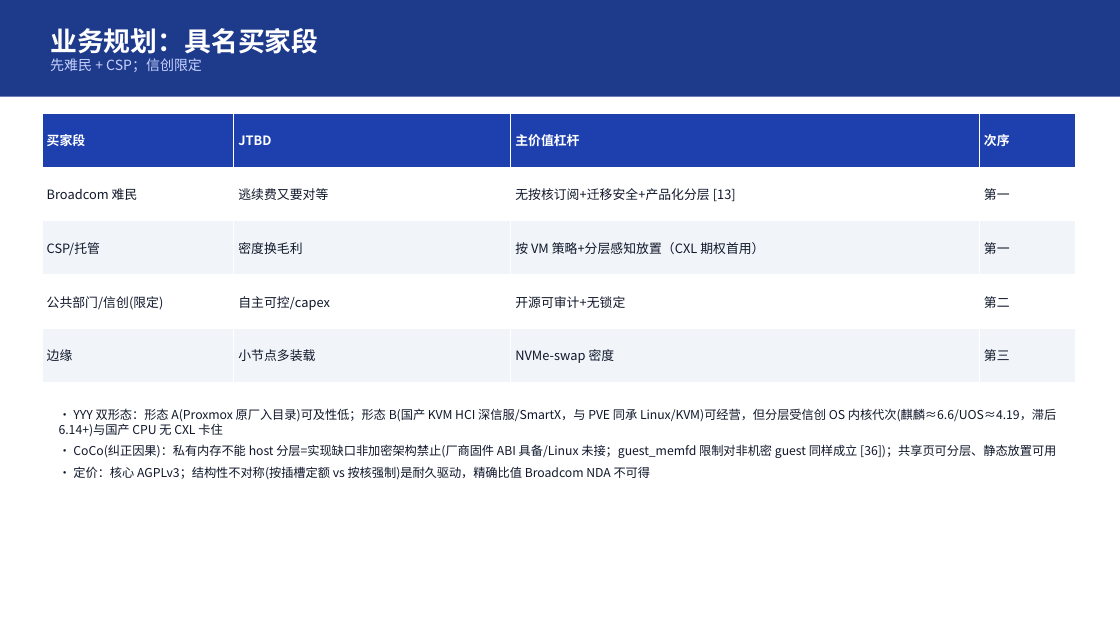
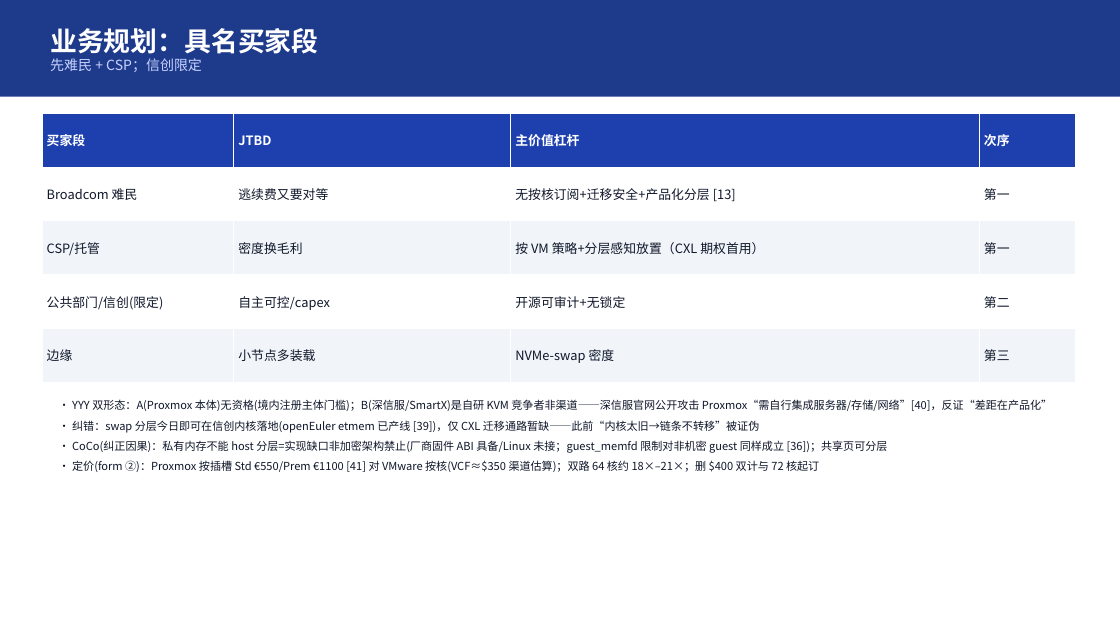
Before and after one commit to turtacn/storm, a slide deck: slide 11 of docs/harness-sop/examples/memory-tiring-p2v/mt-v1.pptx. Drawn at 1120x630 pixels with LibreOffice and Linux fonts; fonts in the diff are those of the drawing. Boxes give left, top, right and bottom in pixels: in the first picture for what was removed or moved away, otherwise in the second. Text is boxed around its words. In the diff, an @@ line names an element or a change of style, - is before the commit and + after.

```diff
--- a/docs/harness-sop/examples/memory-tiring-p2v/mt-v1.pptx
+++ b/docs/harness-sop/examples/memory-tiring-p2v/mt-v1.pptx
@@ text at (72,399,1052,472): text changed; size 10.5 to 9.5 pt @@
-• YYY 双形态：形态 A(Proxmox 原厂入目录)可及性低；形态 B(国产 KVM HCI 深信服/SmartX，与 PVE 同承 Linux/KVM)可经营，但分层受信创 OS 内核代次(麒麟≈6.6/UOS≈4.19，滞后 6.14+)与国产 CPU 无 CXL 卡住
-• CoCo(纠正因果)：私有内存不能 host 分层=实现缺口非加密架构禁止(厂商固件 ABI 具备/Linux 未接；guest_memfd 限制对非机密 guest 同样成立 [36])；共享页可分层、静态放置可用
-• 定价：核心 AGPLv3；结构性不对称(按插槽定额 vs 按核强制)是耐久驱动，精确比值 Broadcom NDA 不可得
+• YYY 双形态：A(Proxmox 本体)无资格(境内注册主体门槛)；B(深信服/SmartX)是自研 KVM 竞争者非渠道——深信服官网公开攻击 Proxmox“需自行集成服务器/存储/网络”[40]，反证“差距在产品化”
+• 纠错：swap 分层今日即可在信创内核落地(openEuler etmem 已产线 [39])，仅 CXL 迁移通路暂缺——此前“内核太旧→链条不转移”被证伪
+• CoCo(纠正因果)：私有内存不能 host 分层=实现缺口非加密架构禁止(厂商固件 ABI 具备/Linux 未接；guest_memfd 限制对非机密 guest 同样成立 [36])；共享页可分层
+• 定价(form ②)：Proxmox 按插槽 Std €550/Prem €1100 [41] 对 VMware 按核(VCF≈$350 渠道估算)；双路 64 核约 18×–21×；删 $400 双计与 72 核起订
```
Also in this commit, not shown: 1 other slide changed, 2 other files.
